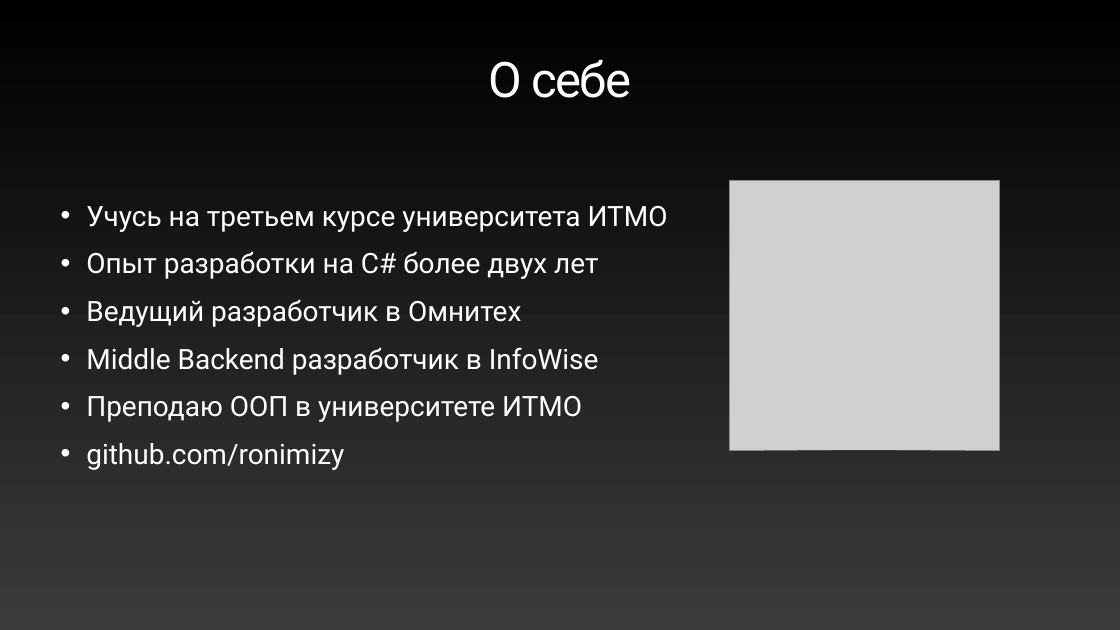
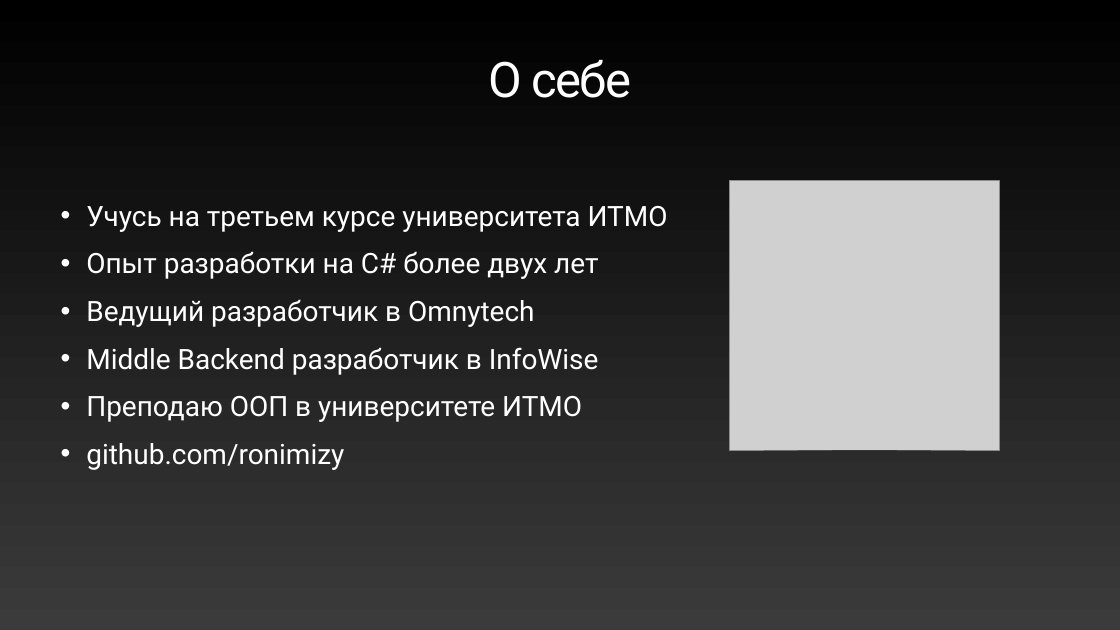
Before and after one commit to ronimizy/SpbDotNet.TPC, a slide deck: slide 2 of Docs/Presentation.pptx. Drawn at 1120x630 pixels with LibreOffice and Linux fonts; fonts in the diff are those of the drawing; grey boxes stand for pictures. Boxes give left, top, right and bottom in pixels: in the first picture for what was removed or moved away, otherwise in the second. Text is boxed around its words. In the diff, an @@ line names an element or a change of style, - is before the commit and + after.

```diff
--- a/Docs/Presentation.pptx
+++ b/Docs/Presentation.pptx
@@ text at [86,299,534,327]: text changed @@
-• Ведущий разработчик в Омнитех
+• Ведущий разработчик в Omnytech
```
Also in this commit, not shown: 9 other slides changed, 26 slides added, 1 slide removed, 9 other files.
